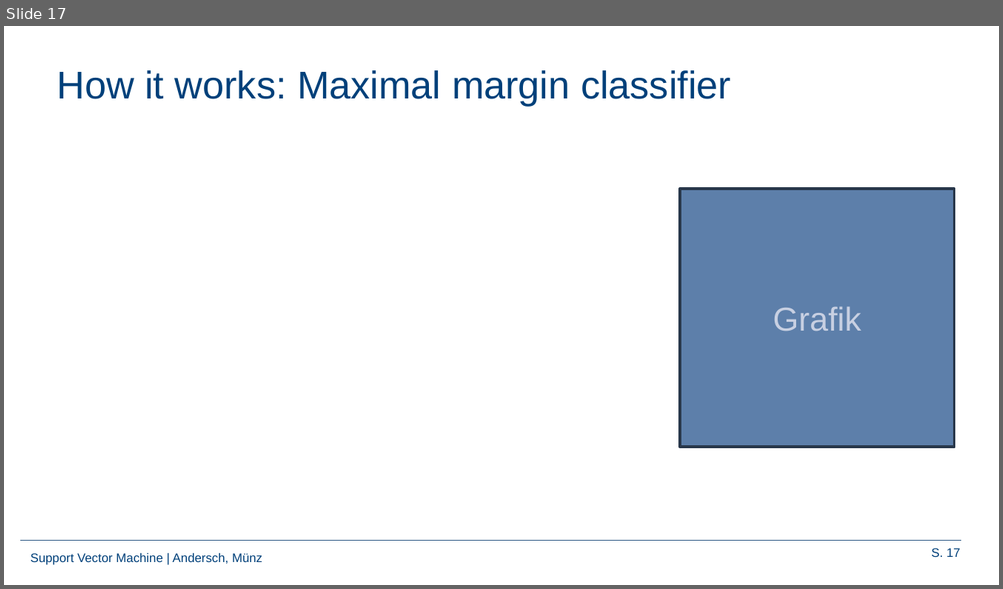
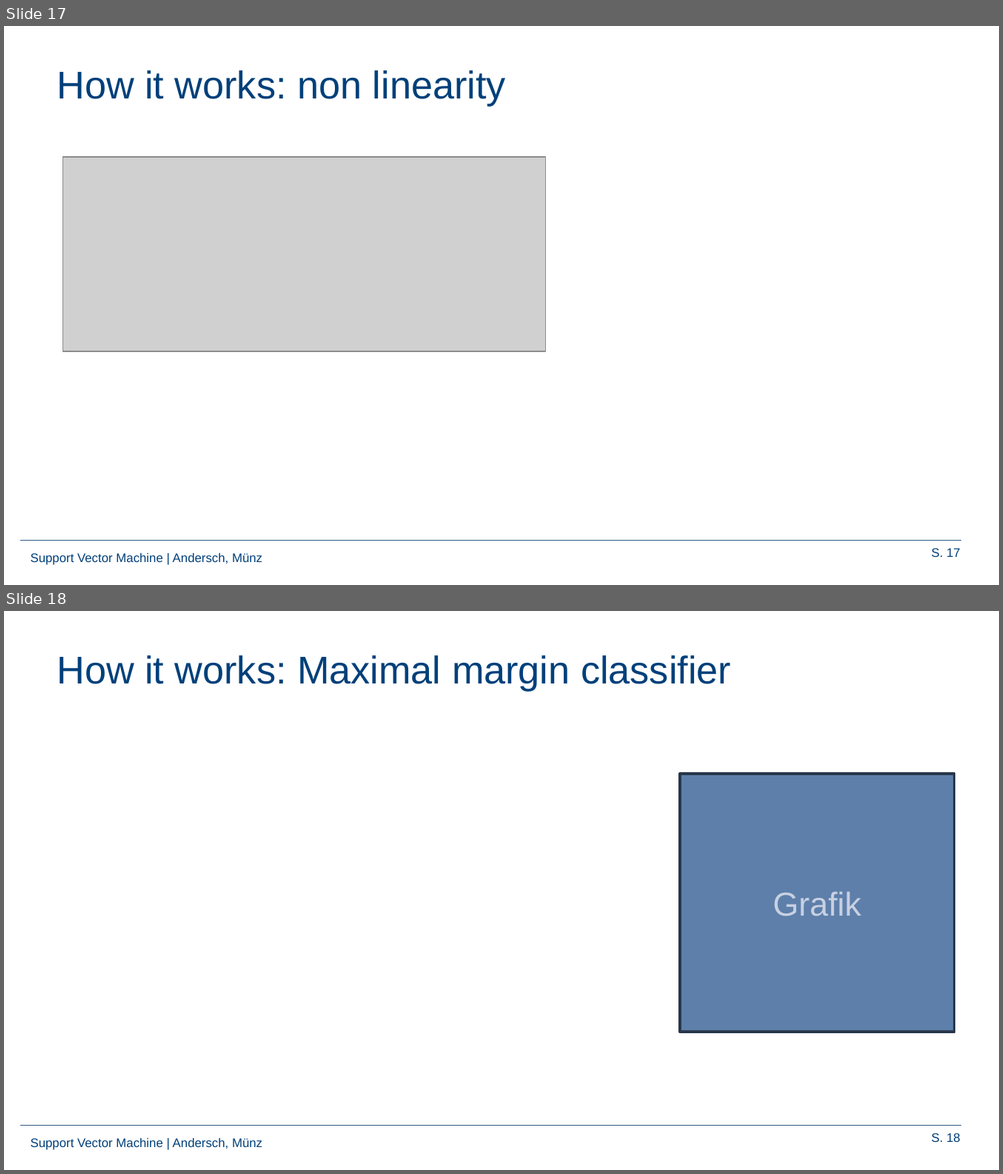
Before and after one commit to Frandersch/Statistical-Machine-Learning, a slide deck: Präsentation/Support Vector Machines.pptx. Shown one above the other, each under a label of ours: slide 17 before the commit, slides 17 and 18 after it. The pictures are 1003x589 and 1003x1174 pixels, drawn with LibreOffice and Linux fonts; fonts in the diff are those of the drawing; grey boxes stand for pictures; background and template pictures are left out. Boxes give left, top, right and bottom in pixels: in the first picture for what was removed or moved away, otherwise in the second. Text is boxed around its words. In the diff, an @@ line names an element or a change of style, - is before the commit and + after.

```diff
--- a/Präsentation/Support Vector Machines.pptx
+++ b/Präsentation/Support Vector Machines.pptx
@@ slide 17 added at (x1=4, y1=26, x2=999, y2=585), background #FFFFFF; not listed: 3 template elements that a slide beside it also shows @@
@@ title added at (x1=57, y1=70, x2=506, y2=106), 28 pt, text #00407A @@
+How it works: non linearity
@@ picture added at (x1=62, y1=157, x2=545, y2=352) @@
@@ what was slide 17 is now slide 18 @@
@@ page number at (x1=931, y1=1133, x2=960, y2=1142): text changed @@
-S. 17
+S. 18
```
Also in this commit, not shown: 1 slide changed, 15 other files.
